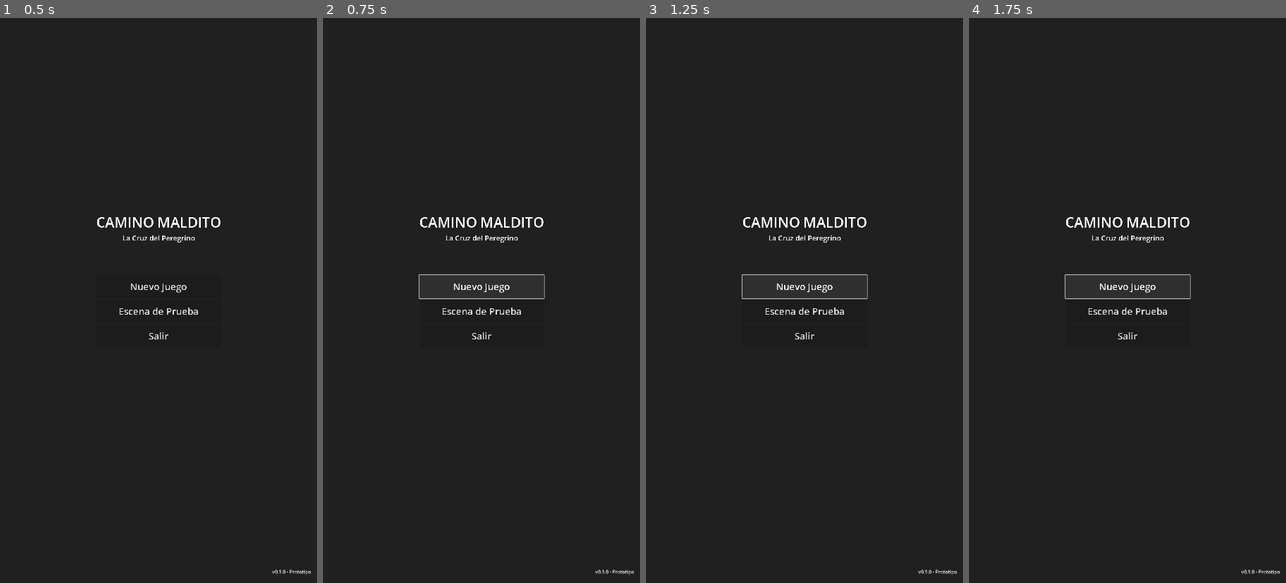
Above: before the commit, frames 1-4 (left to right).
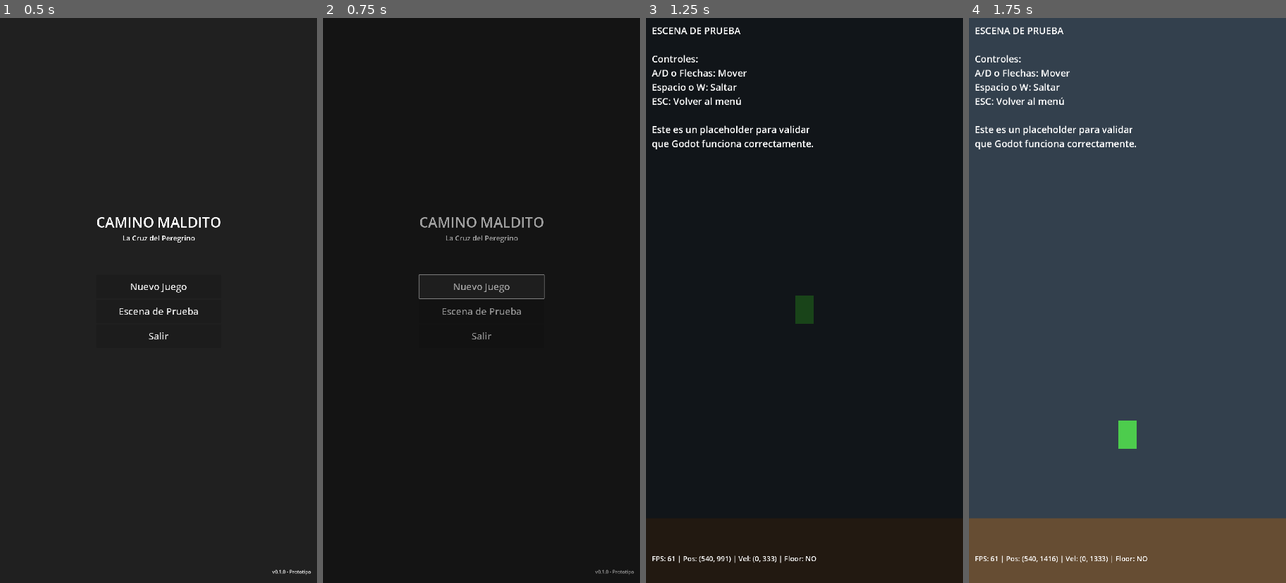
Above: after the commit, the same moments.

Repository: juanrafernandez/pilgrim
Game: Godot game, scene res://scenes/main/main_menu.tscn
The game is run twice, just before and just after one commit, with the same random seed, the same clock (stepped at 60 frames per second) and the same inputs.
Inputs (mouse positions are in pixels of both pictures, inside the frame that each line leads up to):
- Up to frame 1 (0.5 s): no input
- Up to frame 2 (0.75 s): click "Nuevo Juego" at 0.5 s
- Up to frame 3 (1.25 s): no input
- Up to frame 4 (1.75 s): click (1127, 289) at 1.25 s, where only the run before the commit has a clickable "Nuevo Juego"

Frame 1 is identical in both runs. In frame 2, 0.8% of the frame differs, in the area x 30-99%, y 35-99%; in frame 3, 4.2%; in frame 4, 100%, in the area x 0-100%, y 0-100%.
Error before the commit: Parse Error: Class "GameManager" hides an autoload singleton. (res://scripts/core/game_manager.gd:2)

Commit message:
fix: remove manual singleton pattern from autoloaded managers
Fixed parse errors in core managers for Godot 4.5 compatibility:

- Removed static var instance from all managers
- Removed manual singleton instantiation logic in _ready()
- Managers are now pure autoload singletons (Godot handles it)
- Access directly via: GameManager, SceneManager, AudioManager
- Simplified code, removed unnecessary checks

All managers now work correctly as Godot autoloads.

Diff:
--- a/scripts/core/audio_manager.gd
+++ b/scripts/core/audio_manager.gd
@@ -1,16 +1,12 @@
 extends Node
-class_name AudioManager
 
 ## AudioManager
 ## Manages music and sound effects playback
-## Access via: AudioManager.instance
+## Access via: AudioManager (global autoload)
 
 # Signals
 signal music_changed(track_name: String)
 signal volume_changed(bus_name: String, volume: float)
-
-# Singleton instance
-static var instance: AudioManager
 
 # Audio buses
 const BUS_MASTER = "Master"
@@ -70,12 +66,7 @@
 
 
 func _ready() -> void:
-	if instance == null:
-		instance = self
-		process_mode = Node.PROCESS_MODE_ALWAYS
-	else:
-		queue_free()
-		return
+	process_mode = Node.PROCESS_MODE_ALWAYS
 
 	_setup_audio_players()
 	_setup_audio_buses()
@@ -236,13 +227,13 @@
 
 
 ## Play music based on game phase
-func play_music_for_phase(phase: GameManager.PlayerPhase) -> void:
+func play_music_for_phase(phase: int) -> void:
 	match phase:
-		GameManager.PlayerPhase.CHILD:
+		0:  # GameManager.PlayerPhase.CHILD
 			play_music("phase_1")
-		GameManager.PlayerPhase.ADOLESCENT:
+		1:  # GameManager.PlayerPhase.ADOLESCENT
 			play_music("phase_2")
-		GameManager.PlayerPhase.KNIGHT:
+		2:  # GameManager.PlayerPhase.KNIGHT
 			play_music("phase_3")
-		GameManager.PlayerPhase.ELDER:
+		3:  # GameManager.PlayerPhase.ELDER
 			play_music("phase_4")
--- a/scripts/core/game_manager.gd
+++ b/scripts/core/game_manager.gd
@@ -1,9 +1,8 @@
 extends Node
-class_name GameManager
 
 ## GameManager
 ## Singleton that manages global game state, progression, and systems coordination
-## Access via: GameManager.instance
+## Access via: GameManager (global autoload)
 
 # Signals
 signal game_state_changed(new_state: GameState)
@@ -33,9 +32,6 @@
 const TOTAL_LEVELS: int = 32
 const MAX_VIRTUE: int = 1000
 
-# Singleton instance
-static var instance: GameManager
-
 # Game state
 var current_state: GameState = GameState.MAIN_MENU
 var current_phase: PlayerPhase = PlayerPhase.CHILD
@@ -58,14 +54,9 @@
 
 
 func _ready() -> void:
-	if instance == null:
-		instance = self
-		process_mode = Node.PROCESS_MODE_ALWAYS  # Continue running when paused
-	else:
-		queue_free()  # Ensure singleton
-		return
-
+	process_mode = Node.PROCESS_MODE_ALWAYS  # Continue running when paused
 	_initialize_game()
+	print("GameManager initialized")
 
 
 func _initialize_game() -> void:
@@ -79,8 +70,6 @@
 	levels_completed.clear()
 	virtue_per_level.clear()
 
-	print("GameManager initialized")
-
 
 ## Start a new game
 func start_new_game() -> void:
--- a/scripts/core/scene_manager.gd
+++ b/scripts/core/scene_manager.gd
@@ -1,18 +1,14 @@
 extends Node
-class_name SceneManager
 
 ## SceneManager
 ## Handles scene loading, unloading, and transitions
-## Access via: SceneManager.instance
+## Access via: SceneManager (global autoload)
 
 # Signals
 signal scene_load_started(scene_path: String)
 signal scene_load_finished(scene_path: String)
 signal transition_started()
 signal transition_finished()
-
-# Singleton instance
-static var instance: SceneManager
 
 # Scene paths constants
 const SCENES = {
@@ -34,12 +30,7 @@
 
 
 func _ready() -> void:
-	if instance == null:
-		instance = self
-		process_mode = Node.PROCESS_MODE_ALWAYS
-	else:
-		queue_free()
-		return
+	process_mode = Node.PROCESS_MODE_ALWAYS
 
 	# Get initial scene
 	var root = get_tree().root
